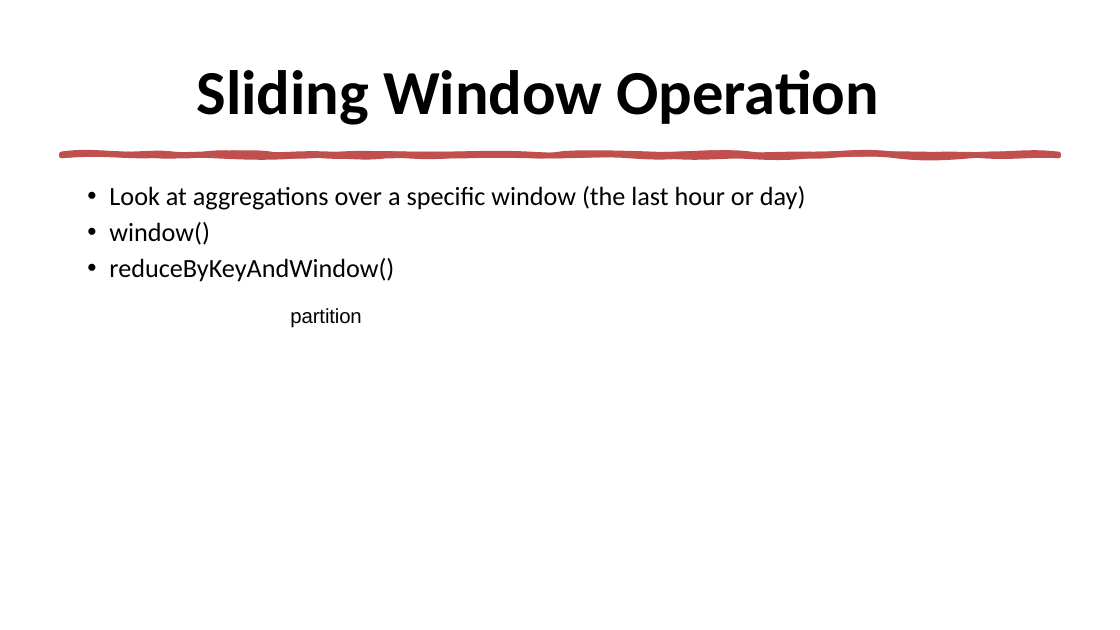
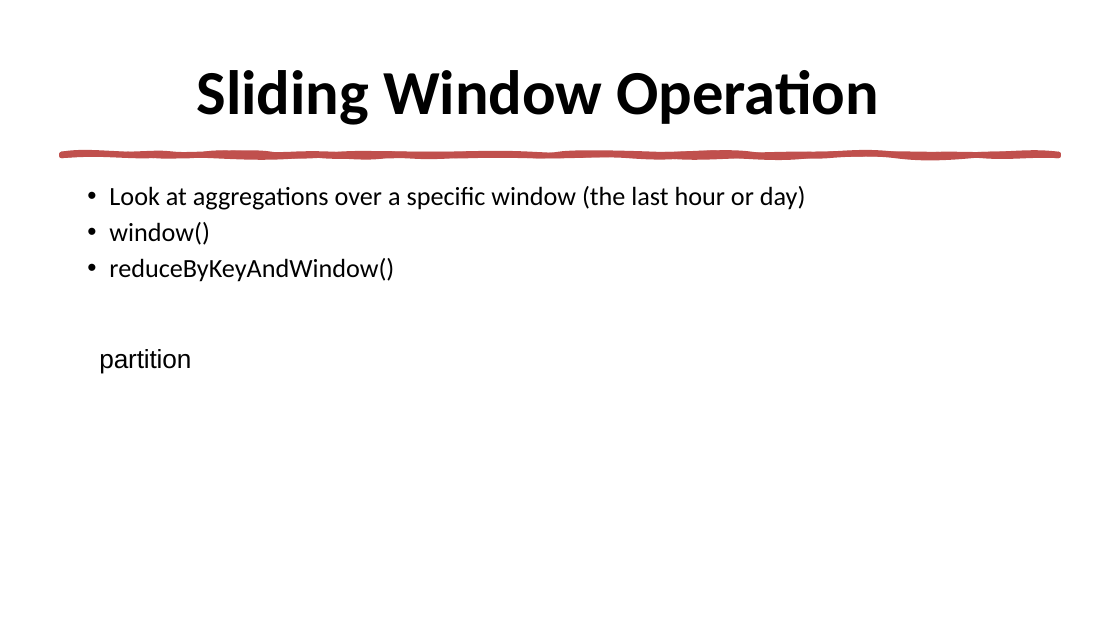
Before and after one commit to zhangyu027/UCI_Hadoop_Apache_Airflow, a slide deck: slide 31 of 02_Slides/M6_SparkSQL.pptx. Drawn at 1120x630 pixels with LibreOffice and Linux fonts; fonts in the diff are those of the drawing. Boxes give left, top, right and bottom in pixels: in the first picture for what was removed or moved away, otherwise in the second. Text is boxed around its words. In the diff, an @@ line names an element or a change of style, - is before the commit and + after.

```diff
--- a/02_Slides/M6_SparkSQL.pptx
+++ b/02_Slides/M6_SparkSQL.pptx
@@ text "partition" moved from (x1=290, y1=308, x2=361, y2=328) to (x1=99, y1=349, x2=191, y2=374) @@
@@ text "partition" at (x1=99, y1=349, x2=191, y2=374): size 14 to 18 pt; line spacing 1 to 1.05; more space between paragraphs @@
```
Also in this commit, not shown: 25 other slides changed, 3 other files.
